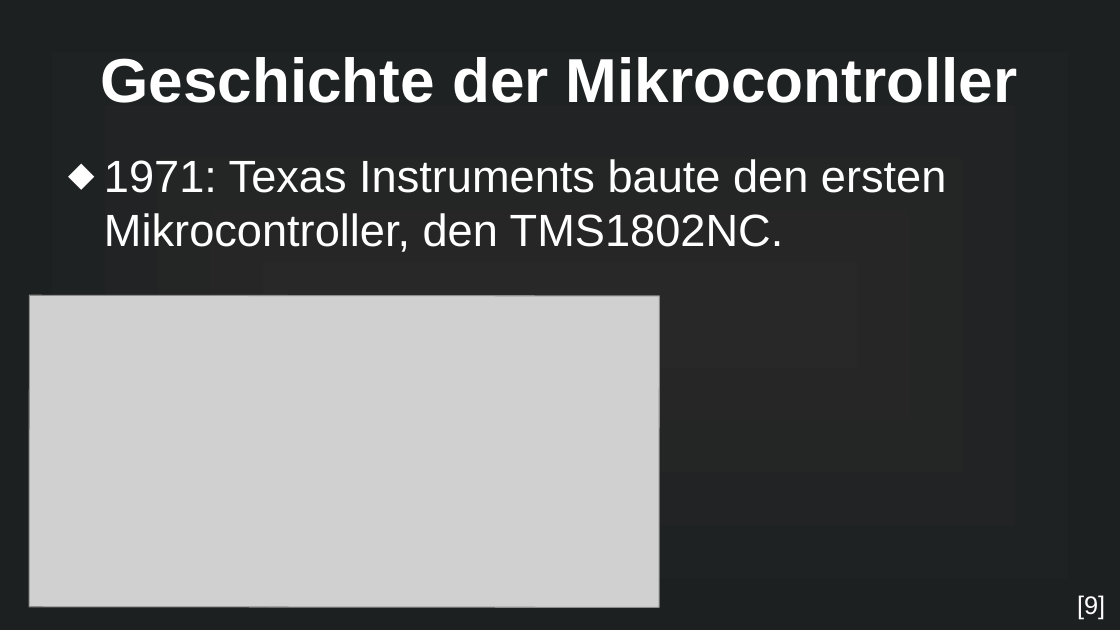
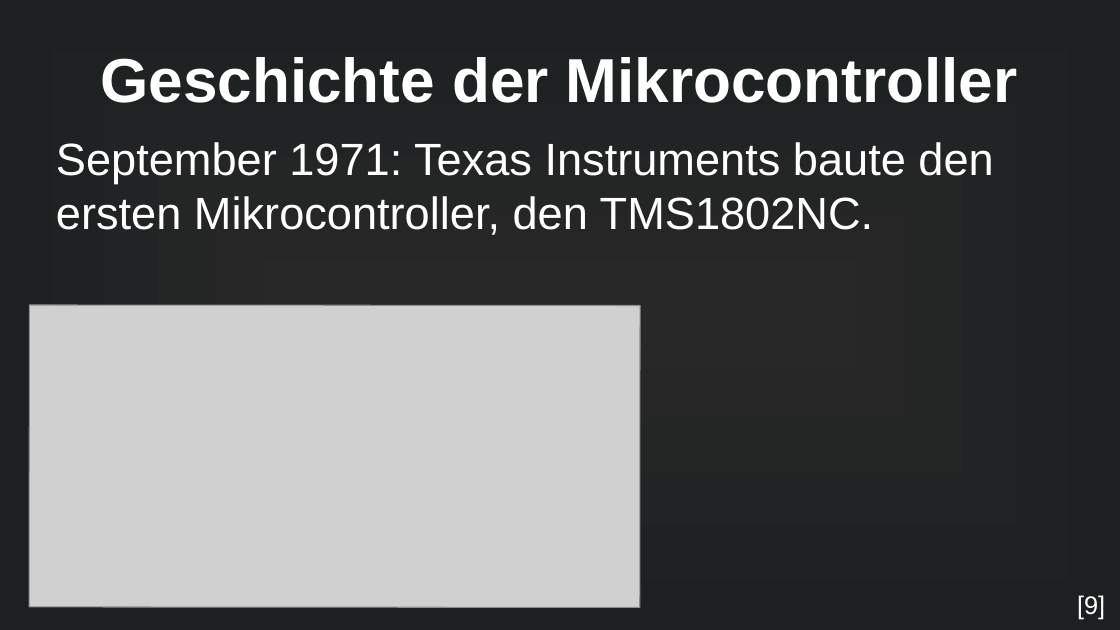
Before and after one commit to MuffinKran24/IMP_GFS, a slide deck: slide 5 of Mikrocontroller_GFS.odp (slide 6 before the commit). Drawn at 1120x630 pixels with LibreOffice and Linux fonts; fonts in the diff are those of the drawing; grey boxes stand for pictures. Boxes give left, top, right and bottom in pixels: in the first picture for what was removed or moved away, otherwise in the second. Text is boxed around its words. In the diff, an @@ line names an element or a change of style, - is before the commit and + after.

```diff
--- a/Mikrocontroller_GFS.odp
+++ b/Mikrocontroller_GFS.odp
@@ text at bbox=[56, 142, 993, 235]: text changed @@
-⬥ 1971: Texas Instruments baute den ersten Mikrocontroller, den TMS1802NC.
+September 1971: Texas Instruments baute den ersten Mikrocontroller, den TMS1802NC.
@@ picture: place and size @@
-picture at bbox=[29, 295, 659, 608]
+picture at bbox=[29, 305, 640, 607]
```
Also in this commit, not shown: 7 other slides changed, 2 slides added, 3 other files.
